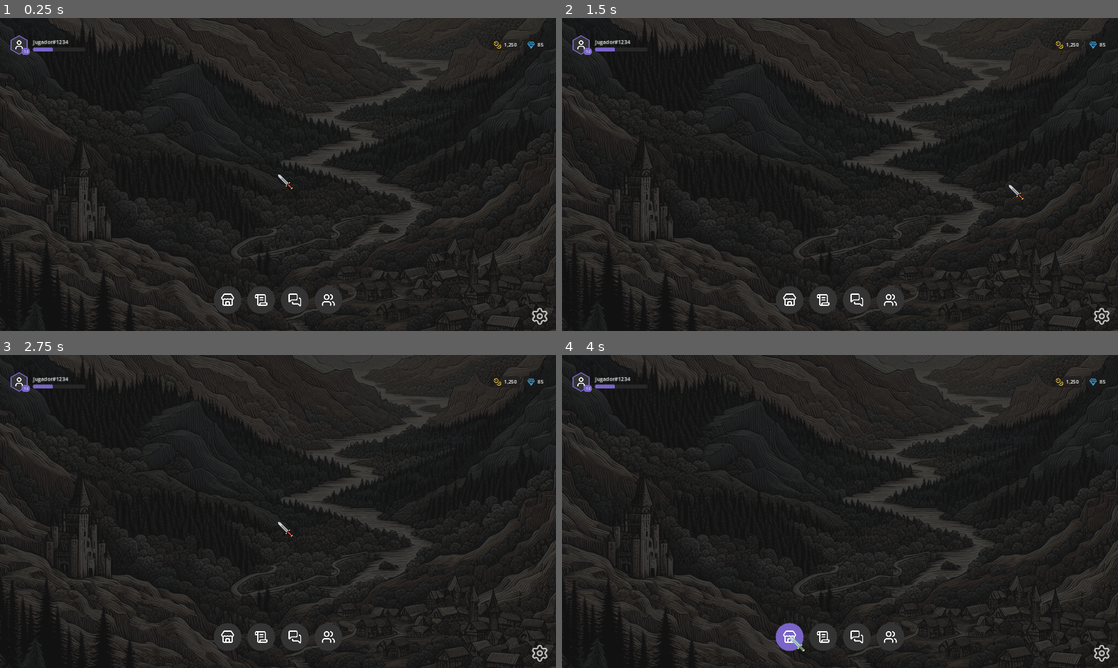
Above: before the commit, frames 1-4 (two rows, left to right).
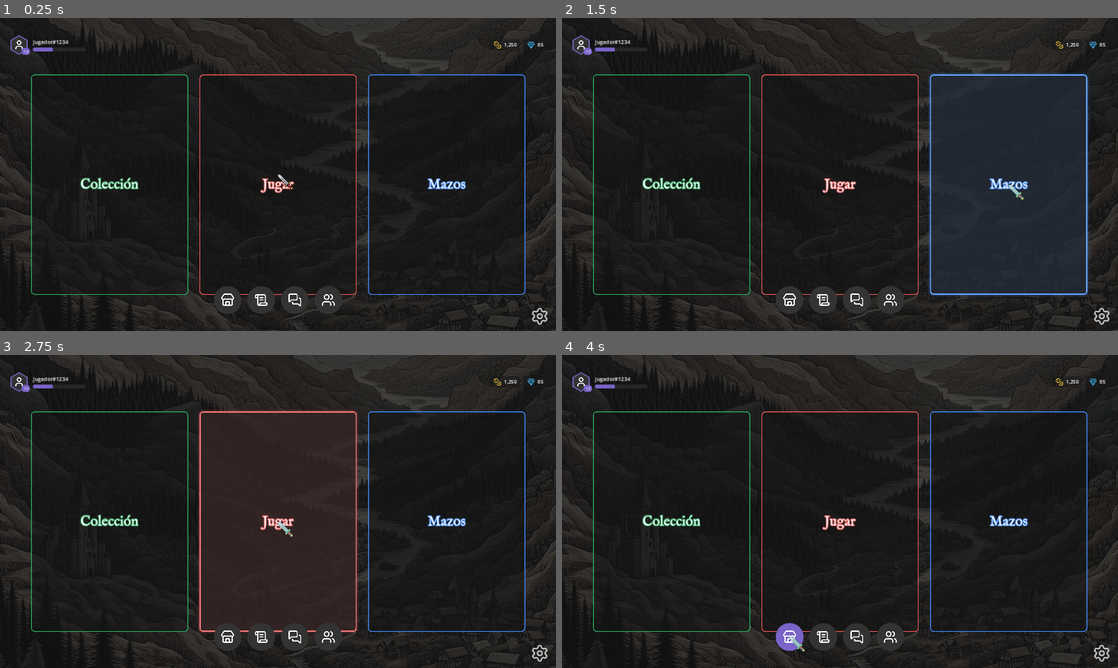
Above: after the commit, the same moments.

Repository: Bildurre/choque_de_leyendas_vg
Game: Godot game, scene res://screens/main_menu/main_menu_desktop.tscn
The game is run twice, just before and just after one commit, with the same random seed, the same clock (stepped at 60 frames per second) and the same inputs.
Inputs (mouse positions are in pixels of both pictures, inside the frame that each line leads up to):
- Up to frame 1 (0.25 s): no input
- Up to frame 2 (1.5 s): click (673, 183) at 0.5 s, where only the run after the commit has a clickable "Colección"; click (1006, 183) at 1.25 s, where only the run after the commit has a clickable "Mazos"
- Up to frame 3 (2.75 s): click (278, 520) at 2 s, where only the run after the commit has a clickable "Jugar"
- Up to frame 4 (4 s): click (840, 520) at 2.75 s, where only the run after the commit has a clickable "Jugar"; click (789, 636) at 3.5 s

The runs differ from the first frame. In frame 1, 2.9% of the frame differs, in the area x 5-95%, y 18-89%; in frame 2, 10%, in the area x 5-95%, y 17-89%; in frame 3, 9.0%; in frame 4, 2.9%.

Commit message:
Add 3 card buttons (Colección, Jugar, Mazos) to main menu center
- MenuCardButton: reusable card-style button with colored border,
  IMFellEnglish font, white text with colored outline, 5:7 aspect ratio
- Green border for Colección, red for Jugar, blue for Mazos
- Buttons fill MiddleSection vertically with responsive aspect ratio
- Connected button signals in main_menu.gd

https://claude.ai/code/session_0176j4sJi8nNgewyZfevnuDY

Diff:
--- a/screens/main_menu/main_menu.gd
+++ b/screens/main_menu/main_menu.gd
@@ -4,6 +4,9 @@
 
 
 func _ready() -> void:
+	_connect_button("CollectionButton", _on_collection_pressed)
+	_connect_button("PlayButton", _on_play_pressed)
+	_connect_button("DecksButton", _on_decks_pressed)
 	_connect_button("ShopButton", _on_shop_pressed)
 	_connect_button("MissionsButton", _on_missions_pressed)
 	_connect_button("SocialButton", _on_social_pressed)
@@ -15,6 +18,18 @@
 	var button := get_node_or_null("%" + button_name) as BaseButton
 	if button:
 		button.pressed.connect(callback)
+
+
+func _on_collection_pressed() -> void:
+	print("[MainMenu] Collection pressed")
+
+
+func _on_play_pressed() -> void:
+	print("[MainMenu] Play pressed")
+
+
+func _on_decks_pressed() -> void:
+	print("[MainMenu] Decks pressed")
 
 
 func _on_shop_pressed() -> void:
--- a/screens/main_menu/main_menu_desktop.tscn
+++ b/screens/main_menu/main_menu_desktop.tscn
@@ -13,6 +13,7 @@
 [ext_resource type="Texture2D" path="res://assets/icons/placeholder/user.svg" id="11_user"]
 [ext_resource type="Texture2D" path="res://assets/icons/placeholder/coins.svg" id="12_coins"]
 [ext_resource type="Texture2D" path="res://assets/icons/placeholder/gem.svg" id="13_gem"]
+[ext_resource type="Script" path="res://ui/components/buttons/menu_card_button.gd" id="14_mcb"]
 
 [sub_resource type="StyleBoxFlat" id="StyleBoxFlat_currbox"]
 bg_color = Color(0.1, 0.1, 0.1, 0.6)
@@ -222,6 +223,37 @@
 layout_mode = 2
 size_flags_vertical = 3
 size_flags_stretch_ratio = 0.7
+theme_override_constants/margin_top = 20
+theme_override_constants/margin_bottom = 20
+
+[node name="CardRow" type="HBoxContainer" parent="Layout/MiddleSection"]
+layout_mode = 2
+alignment = 1
+theme_override_constants/separation = 40
+
+[node name="CollectionButton" type="Button" parent="Layout/MiddleSection/CardRow"]
+unique_name_in_owner = true
+layout_mode = 2
+size_flags_vertical = 3
+text = "Colección"
+script = ExtResource("14_mcb")
+accent_color = Color(0.161, 0.671, 0.373, 1)
+
+[node name="PlayButton" type="Button" parent="Layout/MiddleSection/CardRow"]
+unique_name_in_owner = true
+layout_mode = 2
+size_flags_vertical = 3
+text = "Jugar"
+script = ExtResource("14_mcb")
+accent_color = Color(0.945, 0.349, 0.349, 1)
+
+[node name="DecksButton" type="Button" parent="Layout/MiddleSection/CardRow"]
+unique_name_in_owner = true
+layout_mode = 2
+size_flags_vertical = 3
+text = "Mazos"
+script = ExtResource("14_mcb")
+accent_color = Color(0.251, 0.549, 0.992, 1)
 
 [node name="BottomSection" type="Control" parent="Layout"]
 layout_mode = 2
--- /dev/null
+++ b/ui/components/buttons/menu_card_button.gd
@@ -0,0 +1,68 @@
+## Botón rectangular tipo tarjeta con borde de color y texto IMFellEnglish.
+## Mantiene aspect ratio 5:7 (ancho:alto) de forma responsiva.
+class_name MenuCardButton
+extends Button
+
+## Color del borde y del outline del texto.
+@export var accent_color: Color = GameColors.COLOR_GREEN
+
+## Grosor del borde.
+@export var border_width: int = 3
+
+## Radio de las esquinas redondeadas.
+@export var corner_radius: int = 12
+
+const ASPECT_RATIO := 5.0 / 7.0
+const FONT_PATH := "res://assets/fonts/imfellenglish/IMFellEnglish-Regular.ttf"
+
+
+func _ready() -> void:
+	expand_icon = false
+	alignment = HORIZONTAL_ALIGNMENT_CENTER
+
+	var font := load(FONT_PATH) as Font
+	if font:
+		add_theme_font_override("font", font)
+	add_theme_font_size_override("font_size", 48)
+	add_theme_color_override("font_color", Color.WHITE)
+	add_theme_color_override("font_hover_color", Color.WHITE)
+	add_theme_color_override("font_pressed_color", Color.WHITE)
+	add_theme_color_override("font_outline_color", accent_color)
+	add_theme_constant_override("outline_size", 8)
+
+	_setup_styles()
+	mouse_default_cursor_shape = Control.CURSOR_POINTING_HAND
+	resized.connect(_update_aspect_ratio)
+	call_deferred("_update_aspect_ratio")
+
+
+func _setup_styles() -> void:
+	var bg := Color(0.08, 0.08, 0.08, 0.6)
+
+	var normal := _make_style(bg, accent_color, border_width)
+
+	var hover := _make_style(Color(0.12, 0.12, 0.12, 0.7), accent_color.lightened(0.2), border_width + 1)
+	hover.shadow_size = 8
+	hover.shadow_color = Color(accent_color, 0.3)
+
+	var pressed := _make_style(Color(0.05, 0.05, 0.05, 0.8), accent_color.darkened(0.2), border_width)
+
+	add_theme_stylebox_override("normal", normal)
+	add_theme_stylebox_override("hover", hover)
+	add_theme_stylebox_override("pressed", pressed)
+	add_theme_stylebox_override("focus", StyleBoxEmpty.new())
+
+
+func _make_style(bg: Color, border: Color, bw: int) -> StyleBoxFlat:
+	var s := StyleBoxFlat.new()
+	s.bg_color = bg
+	s.set_corner_radius_all(corner_radius)
+	s.border_color = border
+	s.set_border_width_all(bw)
+	return s
+
+
+func _update_aspect_ratio() -> void:
+	var target_w := size.y * ASPECT_RATIO
+	if abs(custom_minimum_size.x - target_w) > 1.0:
+		custom_minimum_size.x = target_w
Not shown: 1 places in screens/main_menu/main_menu_desktop.tscn that only renumber resources
